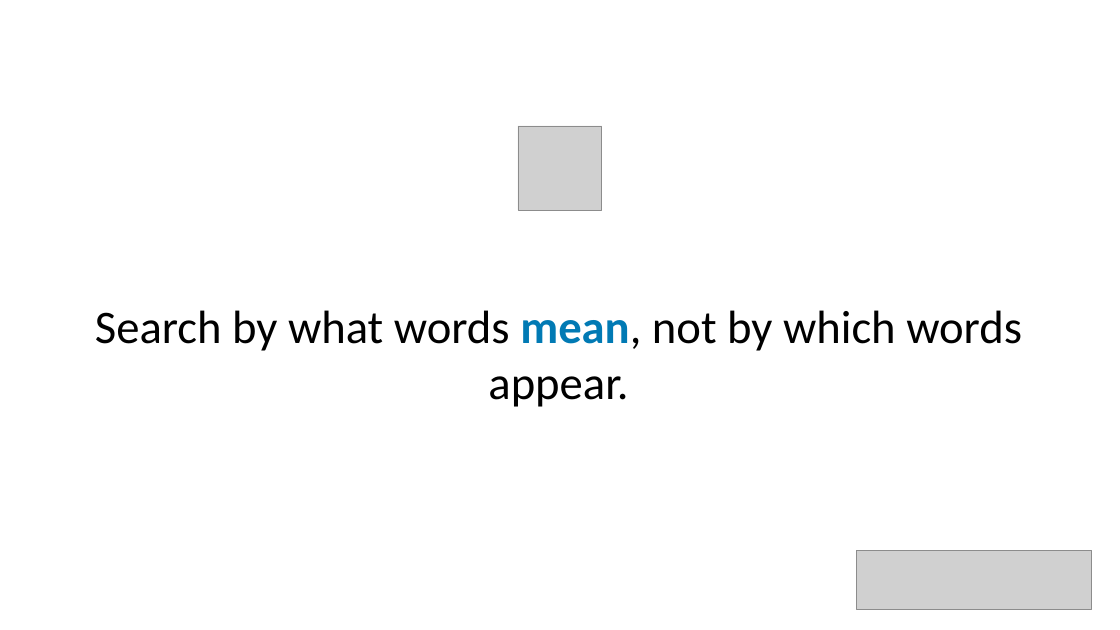
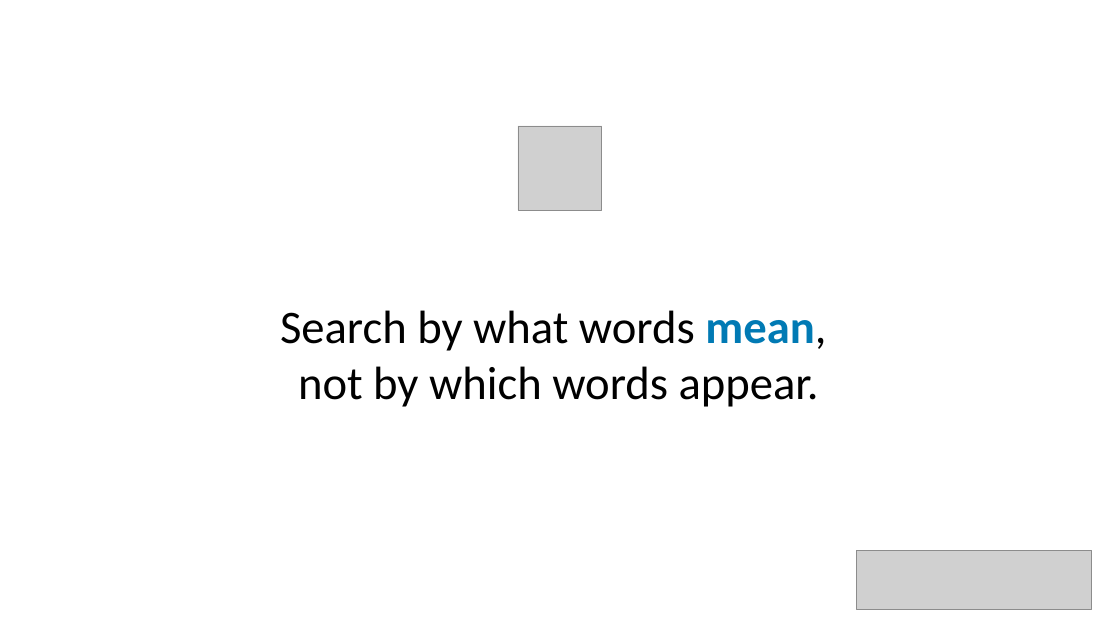
Before and after one commit to trailheadtechnology/10-ai-features-workshop, a slide deck: slide 6 of docs/slides/pptx/M2-finding.pptx (slide 12 before the commit). Drawn at 1120x630 pixels with LibreOffice and Linux fonts; fonts in the diff are those of the drawing; grey boxes stand for pictures. Boxes give left, top, right and bottom in pixels: in the first picture for what was removed or moved away, otherwise in the second. Text is boxed around its words. In the diff, an @@ line names an element or a change of style, - is before the commit and + after.

```diff
--- a/docs/slides/pptx/M2-finding.pptx
+++ b/docs/slides/pptx/M2-finding.pptx
@@ text at (x1=280, y1=310, x2=826, y2=407): text changed @@
-Search by what words mean, not by which words appear.
+Search by what words mean,
+not by which words appear.
```
Also in this commit, not shown: 10 other slides changed, 6 slides removed, 57 other files.
